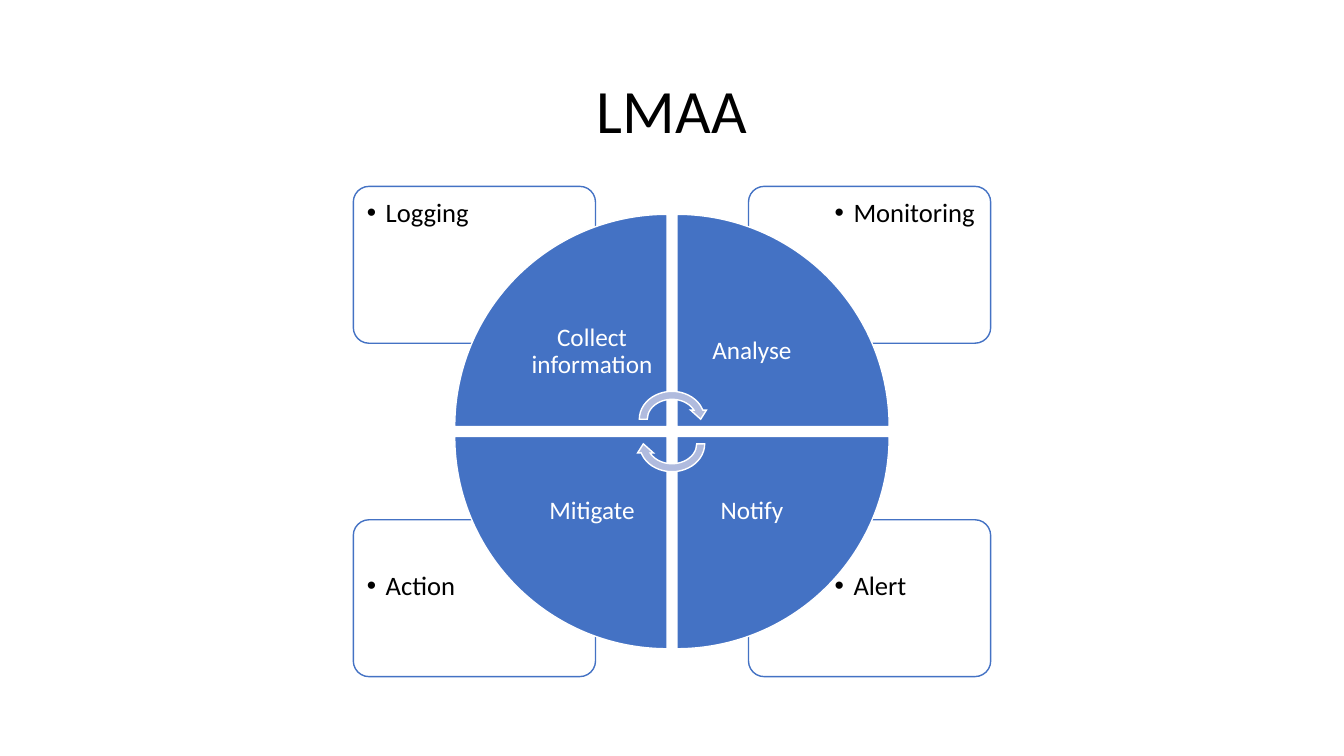
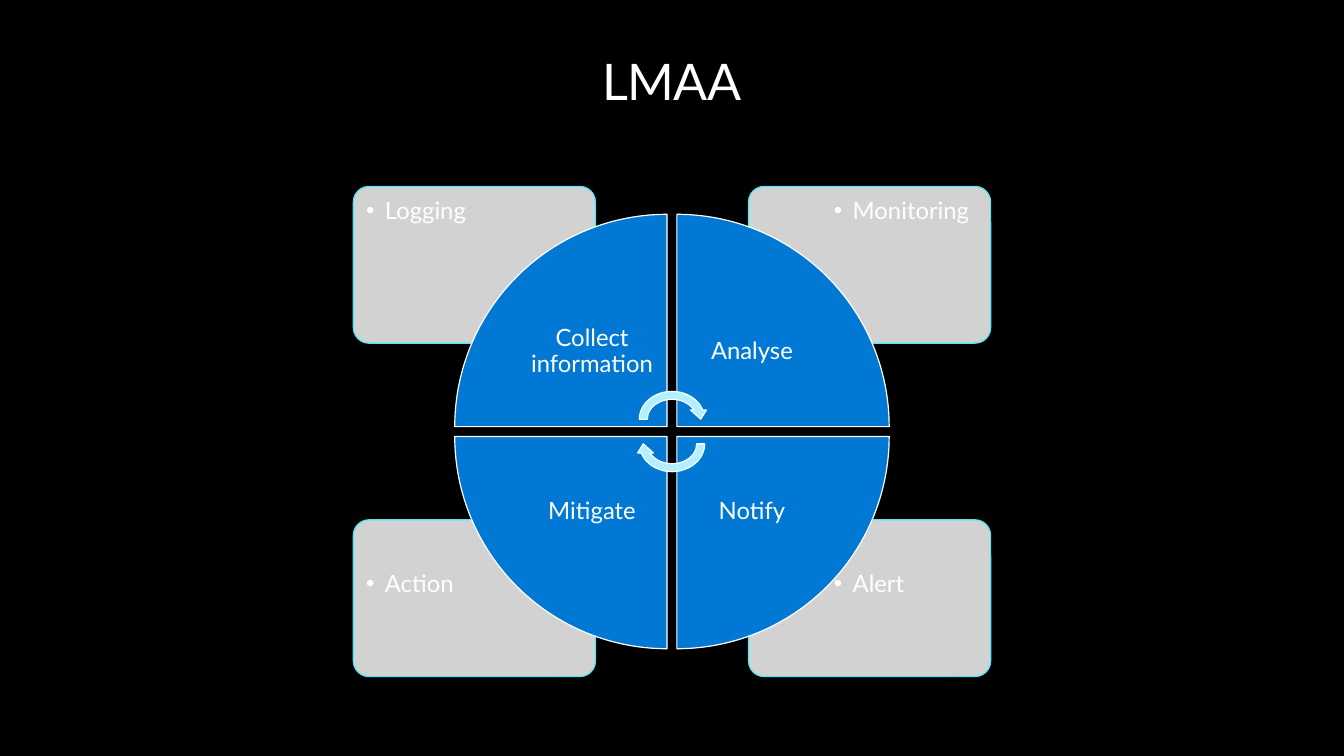
Before and after one commit to peterperov/MSFTCSA, a slide deck: slide 27 of 104-FinOps/Azure FinOps - Introduction.pptx (slide 25 before the commit). Drawn at 1344x756 pixels with LibreOffice and Linux fonts; fonts in the diff are those of the drawing; background and template pictures are left out. Boxes give left, top, right and bottom in pixels: in the first picture for what was removed or moved away, otherwise in the second. Text is boxed around its words. In the diff, an @@ line names an element or a change of style, - is before the commit and + after.

```diff
--- a/104-FinOps/Azure FinOps - Introduction.pptx
+++ b/104-FinOps/Azure FinOps - Introduction.pptx
@@ background #FFFFFF to #000000 @@
@@ title "LMAA": place and size @@
-title "LMAA" at bbox=[597, 93, 747, 133]
+title "LMAA" at bbox=[603, 64, 742, 100]
@@ title "LMAA" at bbox=[603, 64, 742, 100]: size 44 to 36 pt, font Calibri to Lato, text colour #000000 to #FFFFFF, letter spacing 0 to -0.5 pt; line spacing 0.9 to 1; vertical alignment middle to top @@
@@ fill #FFFFFF at 90% opacity to #D2D2D2; outline #4472C4 1 pt to #50E6FF 0.85 pt in 4 elements at bbox=[749, 520, 991, 678], bbox=[354, 520, 596, 678], bbox=[749, 187, 991, 344], bbox=[354, 187, 596, 344] @@
@@ size 19 to 17 pt, font Calibri to Lato, text colour #000000 to #FFFFFF in 4 elements at bbox=[853, 575, 904, 592], bbox=[385, 575, 454, 592], bbox=[853, 202, 969, 223], bbox=[385, 202, 466, 223] @@
@@ circular arrow at bbox=[635, 387, 709, 451]: fill #B0BCDE to #B3F0FF; outline #FFFFFF 1 pt to #FFFFFF 0.85 pt @@
@@ circular arrow at bbox=[635, 412, 709, 476]: fill #B0BCDE to #B3F0FF; outline #FFFFFF 1 pt to #FFFFFF 0.85 pt @@
@@ fill #4472C4 to #0078D4; outline #FFFFFF 1 pt to #FFFFFF 0.85 pt in 4 elements at bbox=[455, 215, 667, 427], bbox=[678, 215, 890, 427], bbox=[678, 437, 890, 649], bbox=[455, 437, 667, 649] @@
@@ size 18 to 17 pt, font Calibri to Lato in 4 elements at bbox=[531, 328, 653, 372], bbox=[711, 341, 793, 363], bbox=[719, 501, 785, 523], bbox=[548, 501, 636, 524] @@
```
Also in this commit, not shown: 44 other slides changed, 5 slides added, 1 slide removed.
